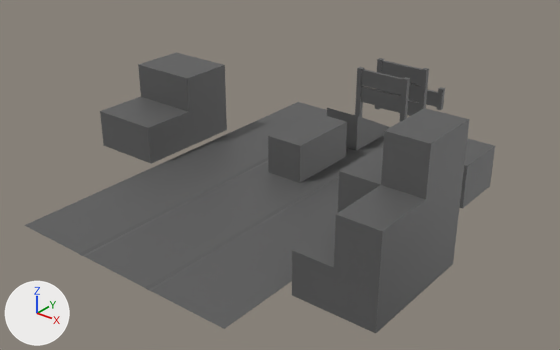
The FBX model Simple runner game/Assets/Meshes/Props.fbx, before and after one commit.
The view is the same before and after, from a camera (50 mm lens) standing at (21.7, -36.4, 17.1) and looking at (-2.8, -5.8, -1.9). Lighting does not change. The marker at lower left points along +X, +Y and +Z. Where no turn or scale is listed for an object, it has been applied to the vertices.

The first picture shows 'Ladder', 'Platform', 'TestSegment', 'Wall', 'Wall_bendOver'.
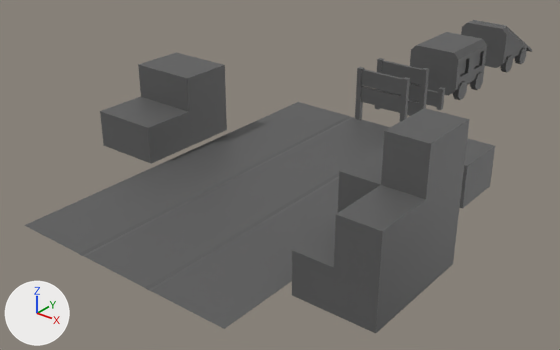
What differs and where, as boxes (x1, y1, x2, y2) in the pictures (560 x 350 px):
'Platform', deleted: before (268, 113, 347, 183)
'Car', added: after (410, 32, 487, 100)
'Car ramp', added: after (461, 20, 532, 73)
'Ladder', deleted: before (327, 108, 390, 151)

What changed in the scene script:
```text
Add me_car:
    me_car.from_pydata(...)  # 120 vertices, 96 faces; spans x -1.77..1.77, y -4.0..0.0, z 0.01..3.13
    me_car.materials.append(mat_base_material)  # dark grey #5c5c5c
Add me_car_ramp:
    me_car_ramp.from_pydata(...)  # 92 vertices, 68 faces; spans x -1.77..1.77, y -4.0..2.37, z 0.01..3.19
    me_car_ramp.materials.append(mat_base_material)  # dark grey #5c5c5c
Remove ob_ladder:
    ob_ladder = bpy.data.objects.new('Ladder', me_ladder)
    ob_ladder.location = (0.0, 0.0, 0.0)
Remove ob_platform:
    ob_platform = bpy.data.objects.new('Platform', me_platform)
    ob_platform.location = (0.0, -5.0, 0.0)
Add ob_car:
    ob_car = bpy.data.objects.new('Car', me_car)
    ob_car.location = (0.0, 10.0, 0.0)
Add ob_car_ramp:
    ob_car_ramp = bpy.data.objects.new('Car ramp', me_car_ramp)
    ob_car_ramp.location = (0.0, 17.0, 0.0)
```
